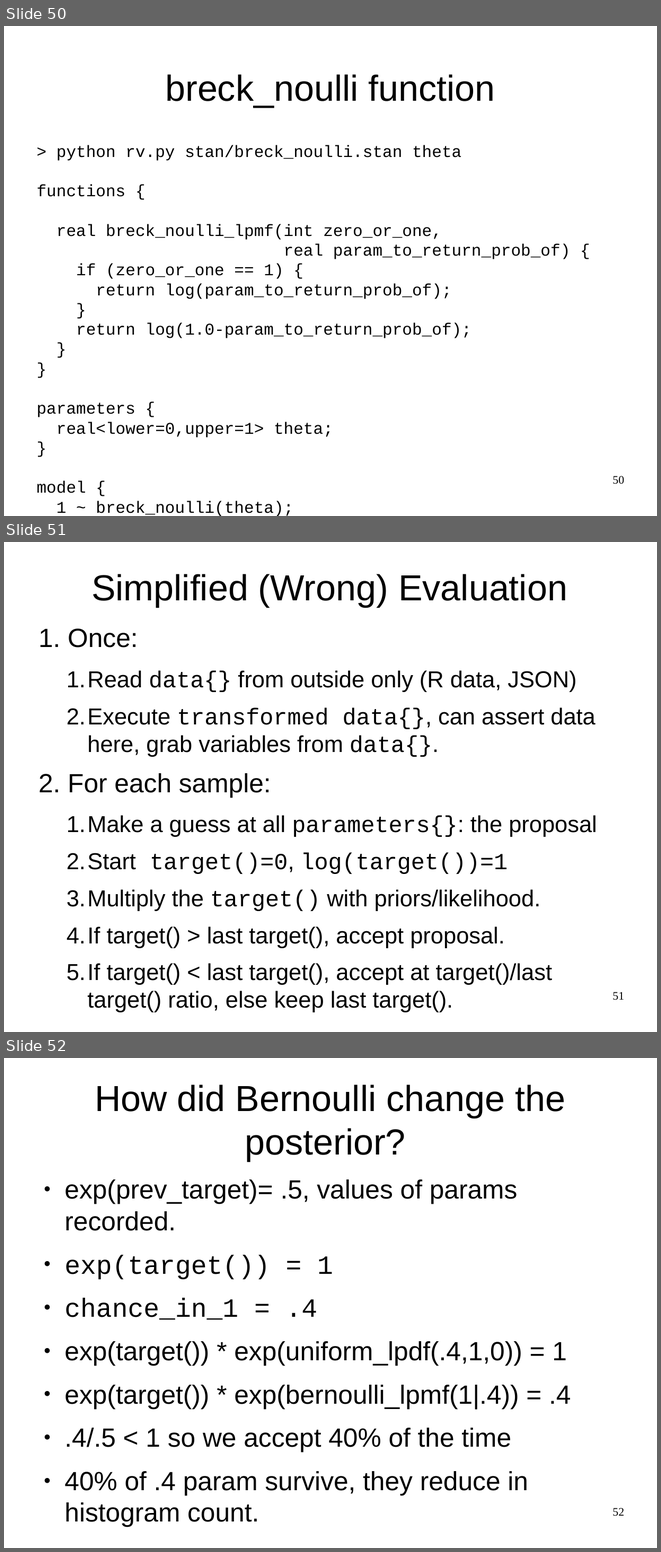
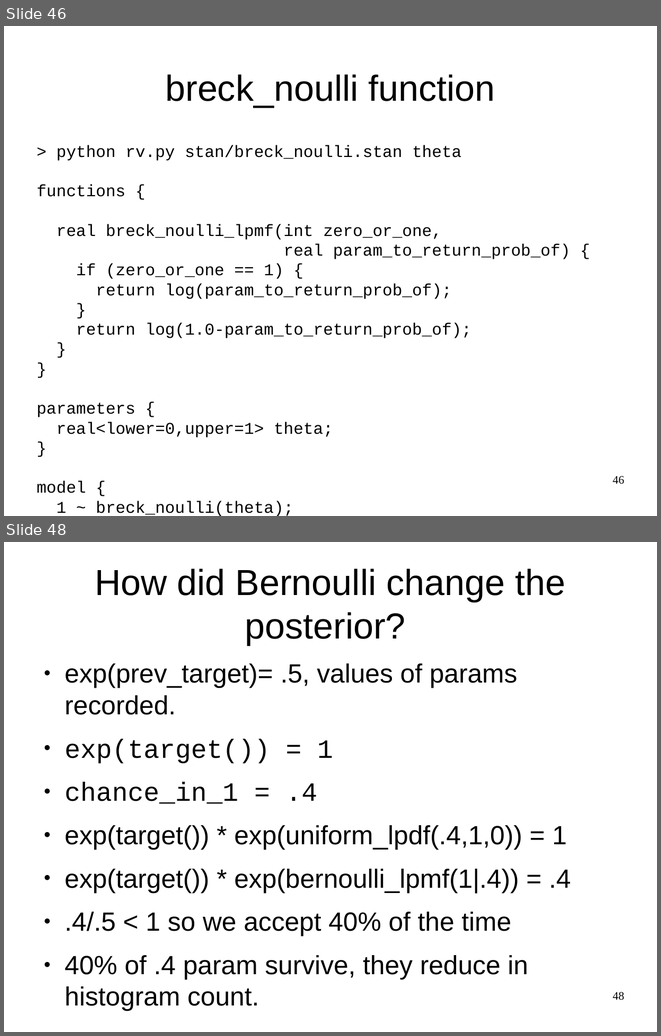
Before and after one commit to breckbaldwin/StanIsThePlanDist, a slide deck: slides/StanIsThePlanPyData.odp. Shown one above the other, each under a label of ours: slides 50, 51 and 52 before the commit, slides 46 and 48 after it; the slides between them are not shown. The pictures are 661x1552 and 661x1036 pixels, drawn with LibreOffice and Linux fonts; fonts in the diff are those of the drawing. Boxes give left, top, right and bottom in pixels: in the first picture for what was removed or moved away, otherwise in the second. Text is boxed around its words. In the diff, an @@ line names an element or a change of style, - is before the commit and + after.

```diff
--- a/slides/StanIsThePlanPyData.odp
+++ b/slides/StanIsThePlanPyData.odp
@@ slide 51 removed at box(4, 542, 657, 1032), background #FFFFFF @@
@@ title removed at box(91, 574, 567, 607) @@
-Simplified (Wrong) Evaluation
@@ text removed at box(67, 628, 597, 1012) @@
-1. Once:
-  1. Read data{} from outside only (R data, JSON)
-  2. Execute transformed data{}, can assert data here, grab variables from data{}.
-2. For each sample:
-  1. Make a guess at all parameters{}: the proposal
-  2. Start target()=0, log(target())=1
-  3. Multiply the target() with priors/likelihood.
-  4. If target() > last target(), accept proposal.
-  5. If target() < last target(), accept at target()/last target() ratio, else keep last target().
@@ page number removed at box(612, 991, 624, 1000) @@
-51
@@ what was slide 50 is now slide 46 @@
@@ page number at box(612, 475, 624, 484): text changed @@
-50
+46
@@ what was slide 52 is now slide 48 @@
@@ page number at box(612, 991, 624, 1000): text changed @@
-52
+48
```
Also in this commit, not shown: 10 slides changed, 8 slides added, 11 other slides removed.
